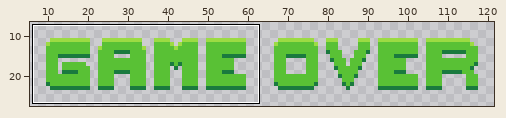
Pixel-art file, stored at src/UI/game_over_text.aseprite. The first picture is a wide view before the edit; the outline marks the close-up.
Close-up. Before:
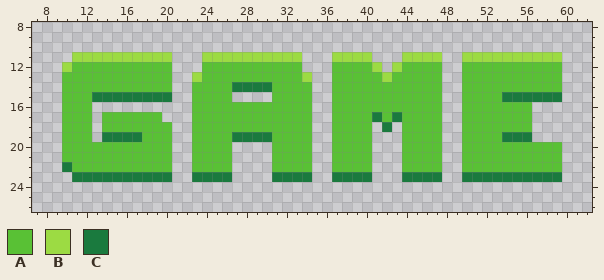
127x34 pixels, 1 frame. Shown: x 7..62, y 8..26. The wide view leaves out empty margins. The commit also changed other parts of the picture, which this record leaves out.
Palette (. is transparent): A #59c135  B #9cdb43  C #1a7a3e
Pixels before, first column x 10:
11 .BBBBBBBBBB...BBBBBBBBBB...BBBB...BBBB..BBBBBBBBBB
12 BAAAAAAAAAA...AAAAAAAAAA...AAAAB.BAAAA..AAAAAAAAAA
13 AAAAAAAAAAA..BAAAAAAAAAAB..AAAAABAAAAA..AAAAAAAAAA
14 AAAAAAAAAAA..AAAACCCCAAAA..AAAAAAAAAAA..AAAAAAAAAA
15 AAACCCCCCCC..AAAA....AAAA..AAAAAAAAAAA..AAAACCCCCC
16 AAA..........AAAAAAAAAAAA..AAAAAAAAAAA..AAAAAAA...
17 AAA.AAAAAA...AAAAAAAAAAAA..AAAACACAAAA..AAAAAAA...
18 AAA.AAAAAAA..AAAAAAAAAAAA..AAAA.C.AAAA..AAAAAAA...
19 AAA.CCCCAAA..AAAACCCCAAAA..AAAA...AAAA..AAAACCC...
20 AAAAAAAAAAA..AAAA....AAAA..AAAA...AAAA..AAAAAAAAAA
21 AAAAAAAAAAA..AAAA....AAAA..AAAA...AAAA..AAAAAAAAAA
22 CAAAAAAAAAA..AAAA....AAAA..AAAA...AAAA..AAAAAAAAAA
23 .CCCCCCCCCC..CCCC....CCCC..CCCC...CCCC..CCCCCCCCCC
After:
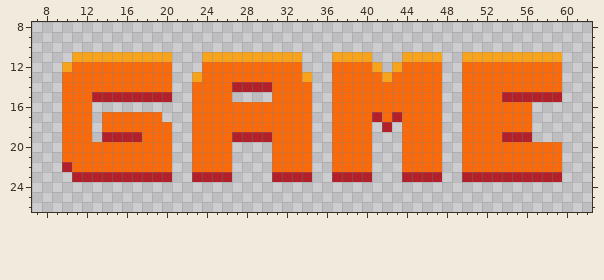
Difference:
colour A: #59c135 -> #fa6a0a
colour B: #9cdb43 -> #f9a31b
colour C: #1a7a3e -> #b4202a
Where, in picture pixels (left, top, right, bottom), the same in both close-ups:
changed: (62, 52, 562, 182)
